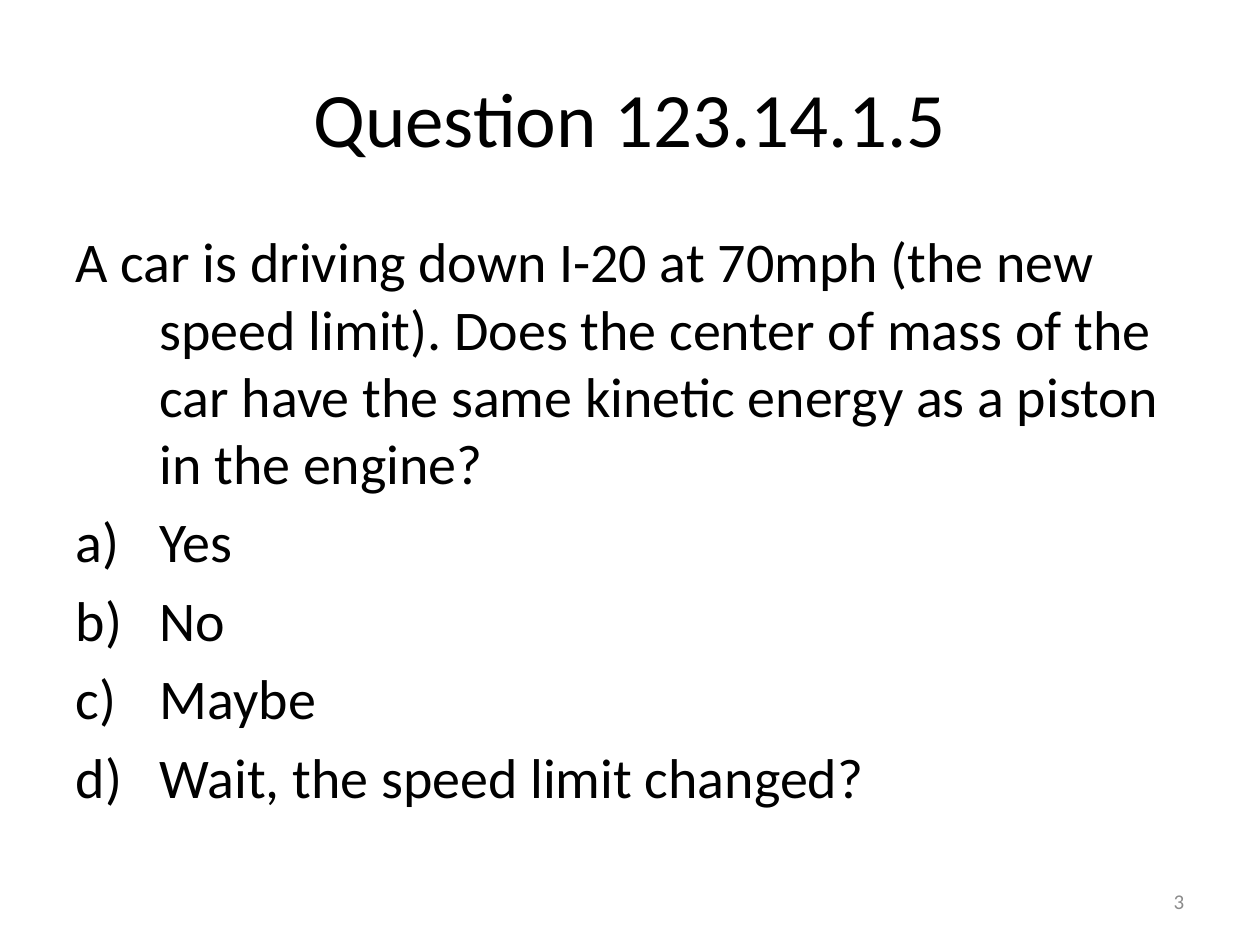
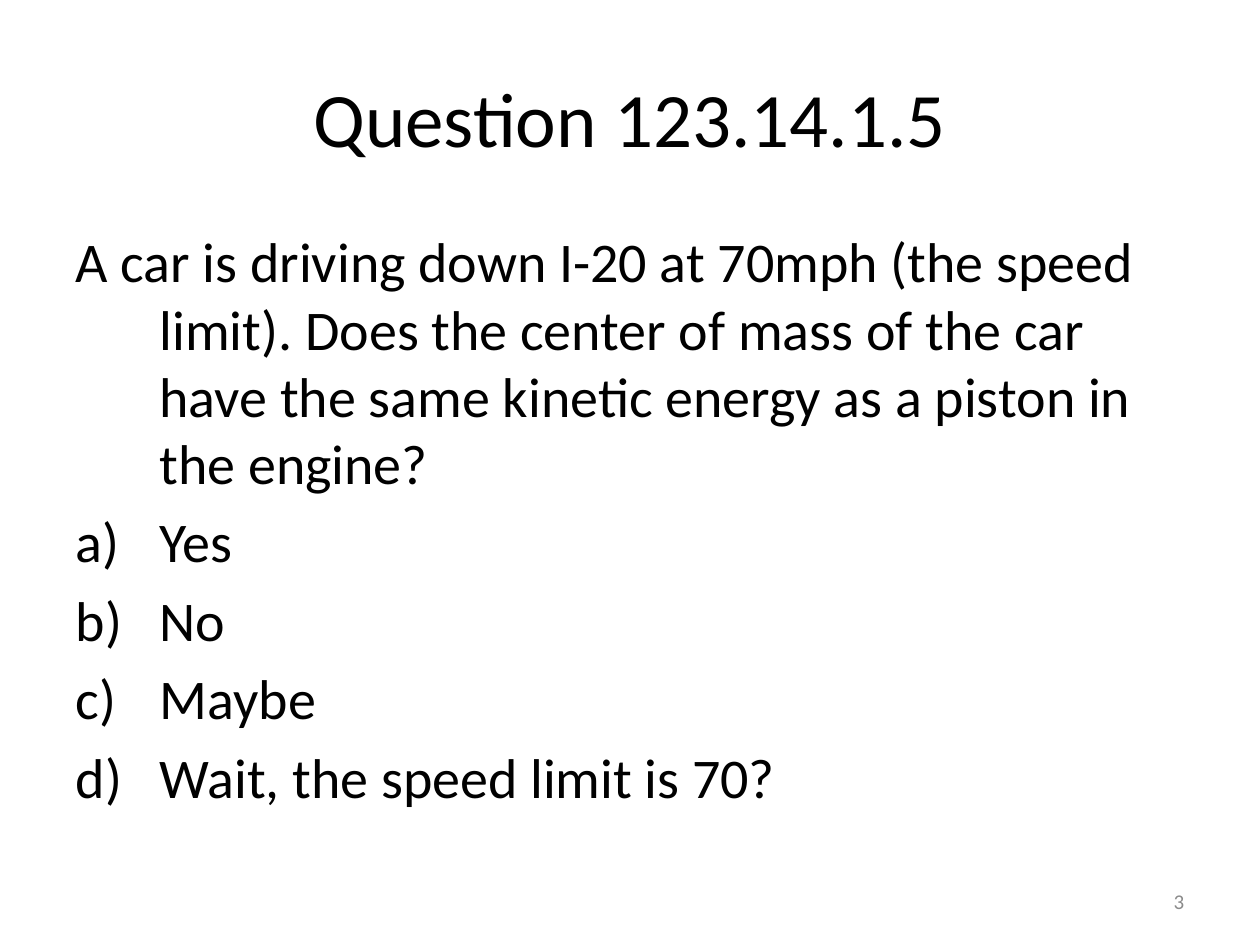
Before and after one commit to rtlines/Introductory-Physics-II, a slide deck: slide 3 of Lecture_Slides/PH 123 Lecture 32.pptx. Drawn at 1260x945 pixels with LibreOffice and Linux fonts; fonts in the diff are those of the drawing. Boxes give left, top, right and bottom in pixels: in the first picture for what was removed or moved away, otherwise in the second. Text is boxed around its words. In the diff, an @@ line names an element or a change of style, - is before the commit and + after.

```diff
--- a/Lecture_Slides/PH 123 Lecture 32.pptx
+++ b/Lecture_Slides/PH 123 Lecture 32.pptx
@@ text at <box>76,241,1132,494</box>: text changed @@
-A car is driving down I-20 at 70mph (the new speed limit). Does the center of mass of the car have the same kinetic energy as a piston in the engine?
+A car is driving down I-20 at 70mph (the speed limit). Does the center of mass of the car have the same kinetic energy as a piston in the engine?
@@ text at <box>160,759,775,807</box>: text changed @@
-d) Wait, the speed limit changed?
+d) Wait, the speed limit is 70?
```
Also in this commit, not shown: 1 other slide changed, 21 other files.
